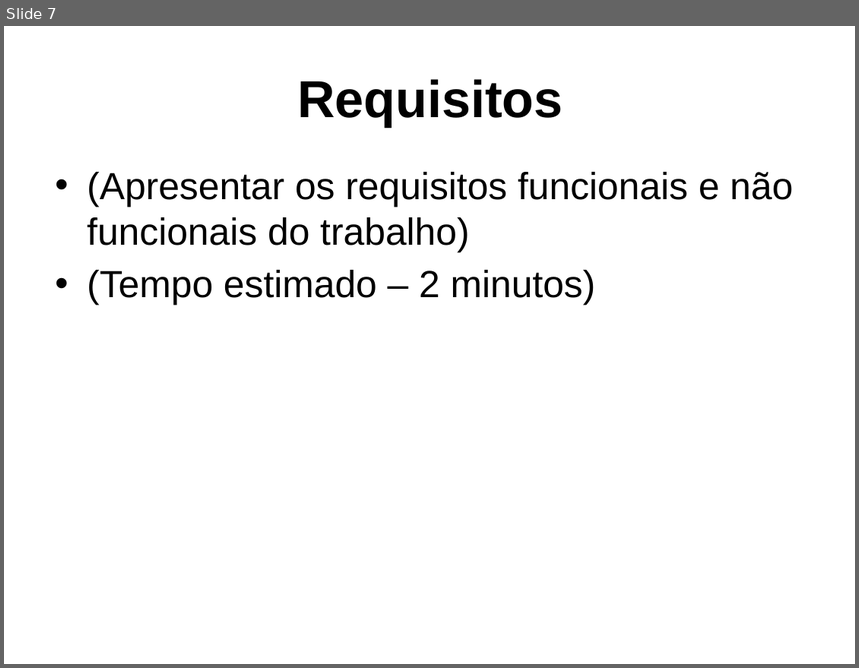
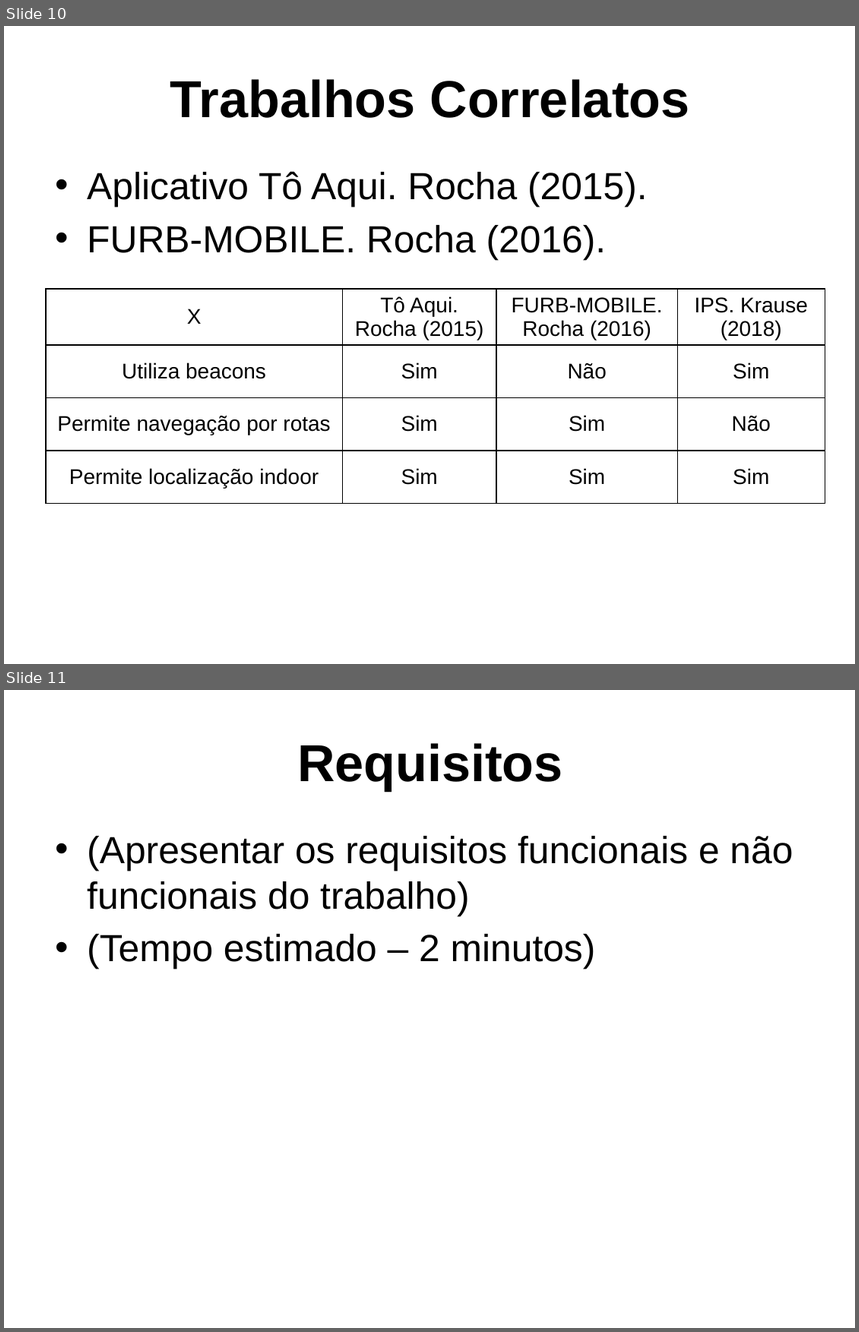
Before and after one commit to dalton-reis/tcc_bcc_2018_2_drkrause_DjonathanRafaelKrause, a slide deck: Textos/ApresentacaoTCC-DjonathanKrause.pptx. Shown one above the other, each under a label of ours: slide 7 before the commit, slides 10 and 11 after it. The pictures are 859x668 and 859x1332 pixels, drawn with LibreOffice and Linux fonts; fonts in the diff are those of the drawing; background and template pictures are left out. Boxes give left, top, right and bottom in pixels: in the first picture for what was removed or moved away, otherwise in the second. Text is boxed around its words. In the diff, an @@ line names an element or a change of style, - is before the commit and + after.

```diff
--- a/Textos/ApresentacaoTCC-DjonathanKrause.pptx
+++ b/Textos/ApresentacaoTCC-DjonathanKrause.pptx
@@ slide 10 added at bbox=[4, 26, 855, 664], background picture (left out) @@
@@ title added at bbox=[170, 79, 690, 118], 44 pt, text #000000, bold @@
+Trabalhos Correlatos
@@ text added at bbox=[87, 171, 648, 260], 32 pt, text #000000 @@
+• Aplicativo Tô Aqui. Rocha (2015).
+• FURB-MOBILE. Rocha (2016).
@@ table added at bbox=[46, 289, 826, 507], 4 rows, 4 columns @@
+X | Tô Aqui. Rocha (2015) | FURB-MOBILE. Rocha (2016) | IPS. Krause (2018)
+Utiliza beacons | Sim | Não | Sim
+Permite navegação por rotas | Sim | Sim | Não
+Permite localização indoor | Sim | Sim | Sim
@@ what was slide 7 is now slide 11 @@
```
Also in this commit, not shown: 5 slides changed, 8 other slides added, 4 slides removed, 4 other files.
